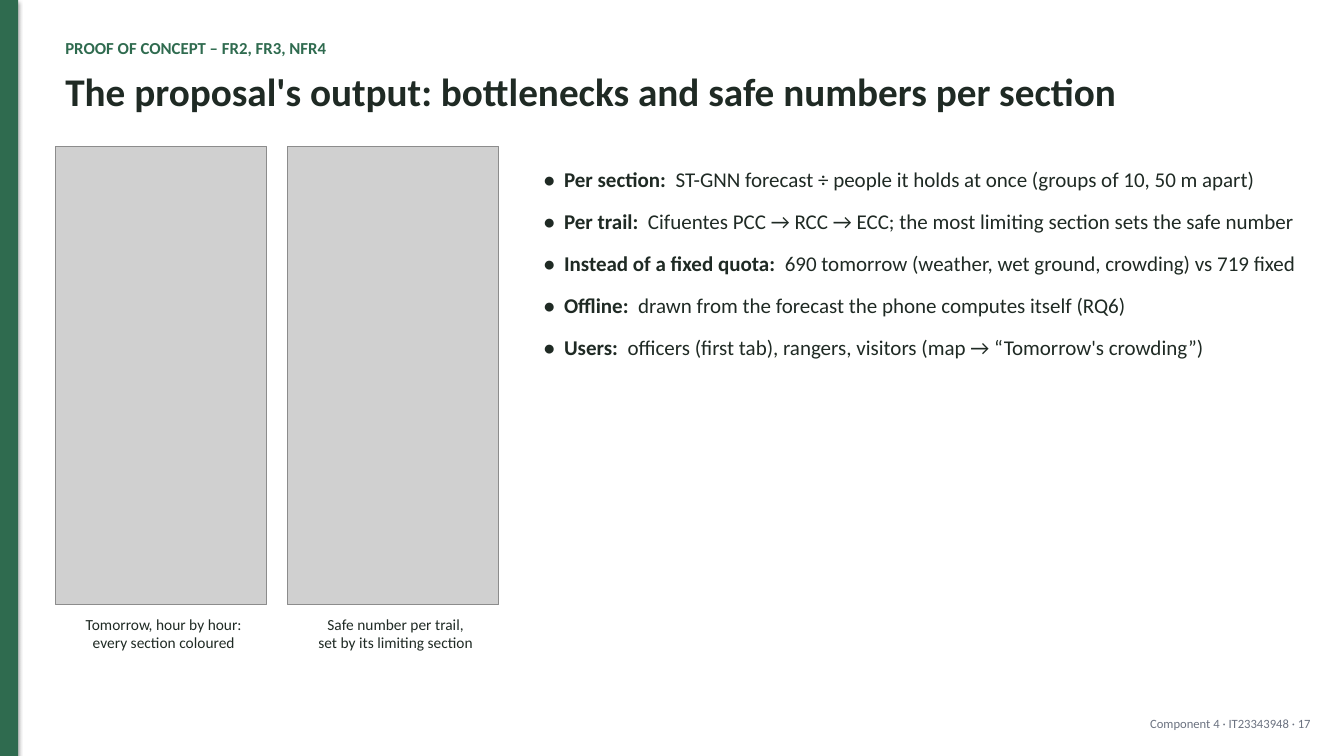
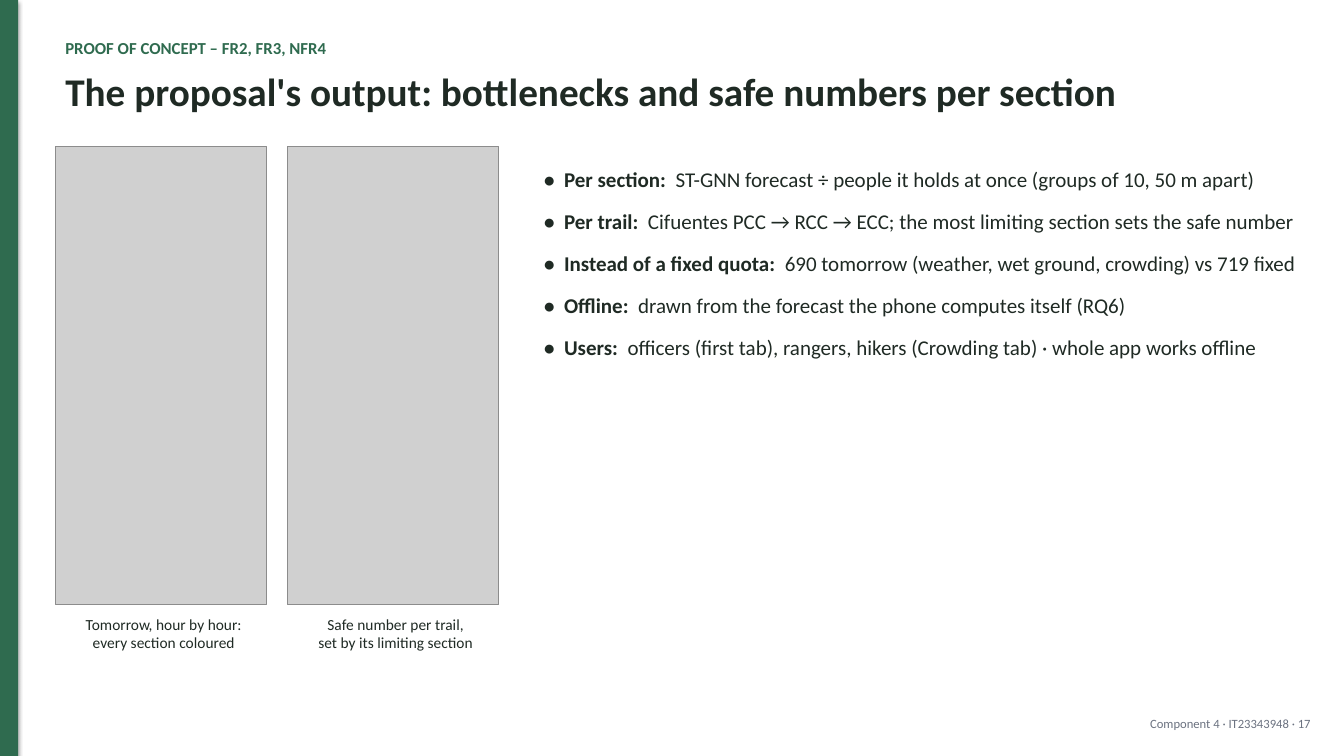
Before and after one commit to mirshadahamed/Decentralized-Hiking-AI, a slide deck: slide 17 of research/component_4/docs/slides/PP1_Component4.pptx. Drawn at 1344x756 pixels with LibreOffice and Linux fonts; fonts in the diff are those of the drawing; grey boxes stand for pictures. Boxes give left, top, right and bottom in pixels: in the first picture for what was removed or moved away, otherwise in the second. Text is boxed around its words. In the diff, an @@ line names an element or a change of style, - is before the commit and + after.

```diff
--- a/research/component_4/docs/slides/PP1_Component4.pptx
+++ b/research/component_4/docs/slides/PP1_Component4.pptx
@@ text at <box>564,340,1255,359</box>: text changed @@
-• Users: officers (first tab), rangers, visitors (map → “Tomorrow's crowding”)
+• Users: officers (first tab), rangers, hikers (Crowding tab) · whole app works offline
```
Also in this commit, not shown: 8 other slides changed, 1 slide added, 8 other files.
